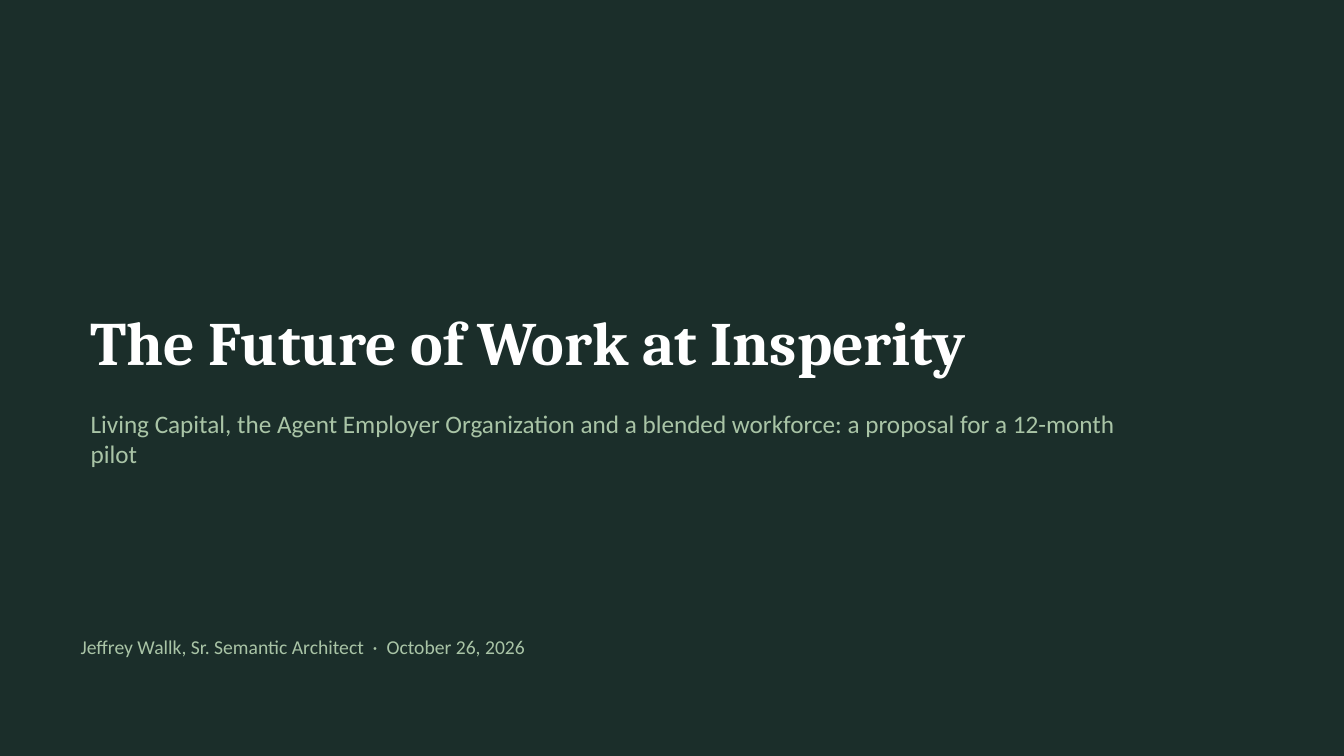
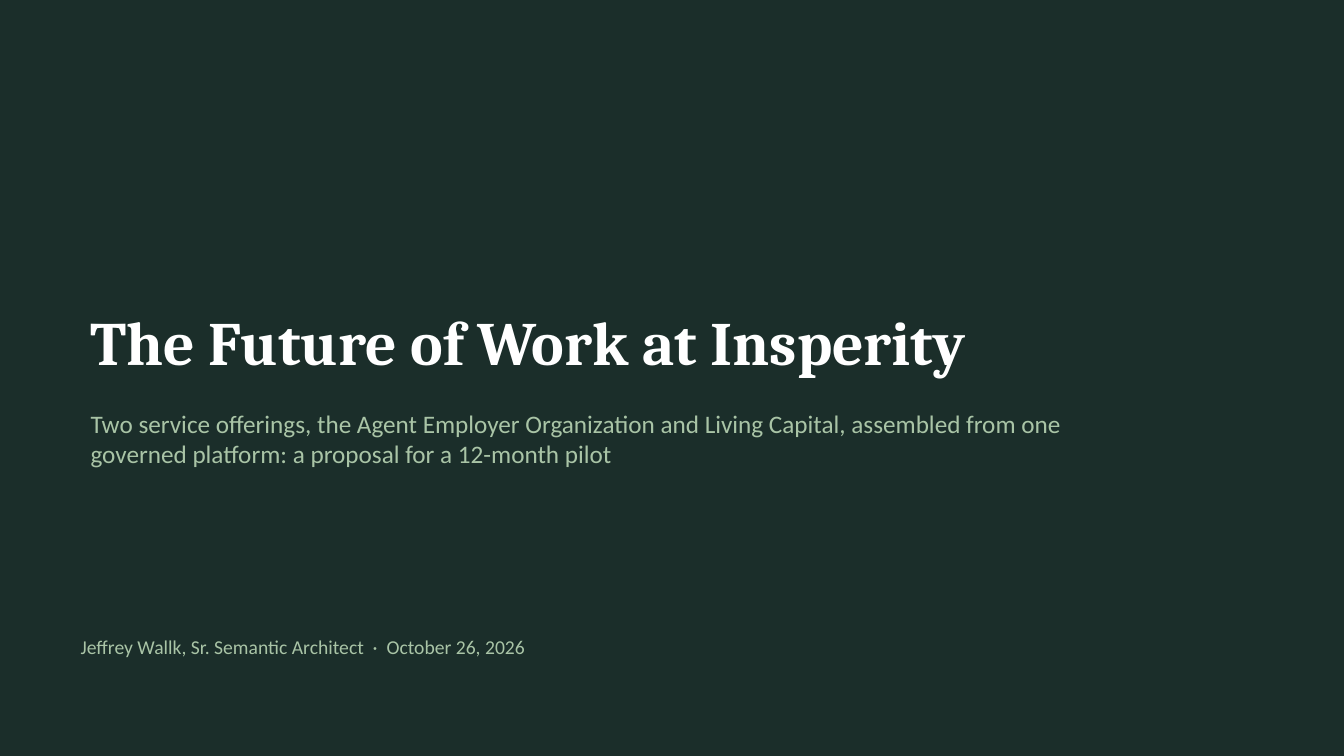
Before and after one commit to jeffw5/PLM-Dashboard, a slide deck: slide 1 of HR Services Provider/The Future of Work/Future-of-Work-Proposal.pptx. Drawn at 1344x756 pixels with LibreOffice and Linux fonts; fonts in the diff are those of the drawing. Boxes give left, top, right and bottom in pixels: in the first picture for what was removed or moved away, otherwise in the second. Text is boxed around its words. In the diff, an @@ line names an element or a change of style, - is before the commit and + after.

Commit message:
updated future work proposal

```diff
--- a/HR Services Provider/The Future of Work/Future-of-Work-Proposal.pptx
+++ b/HR Services Provider/The Future of Work/Future-of-Work-Proposal.pptx
@@ text at box(91, 415, 1060, 468): text changed @@
-Living Capital, the Agent Employer Organization and a blended workforce: a proposal for a 12-month pilot
+Two service offerings, the Agent Employer Organization and Living Capital, assembled from one governed platform: a proposal for a 12-month pilot
```
Also in this commit, not shown: 10 other slides changed, 27 slides added, 6 slides removed.
